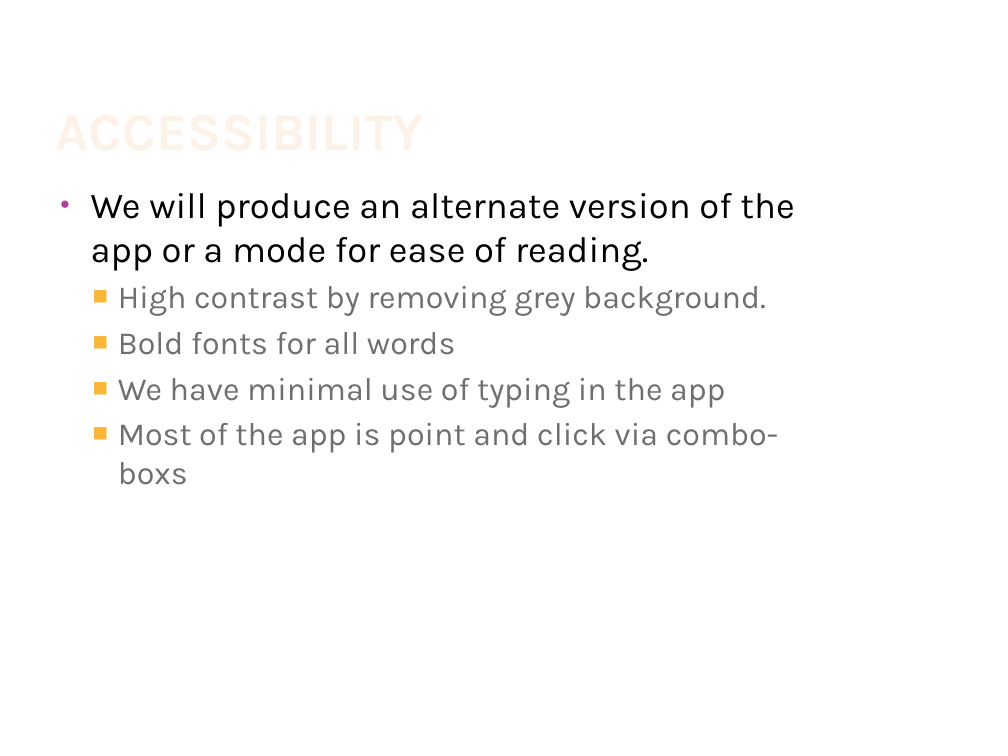
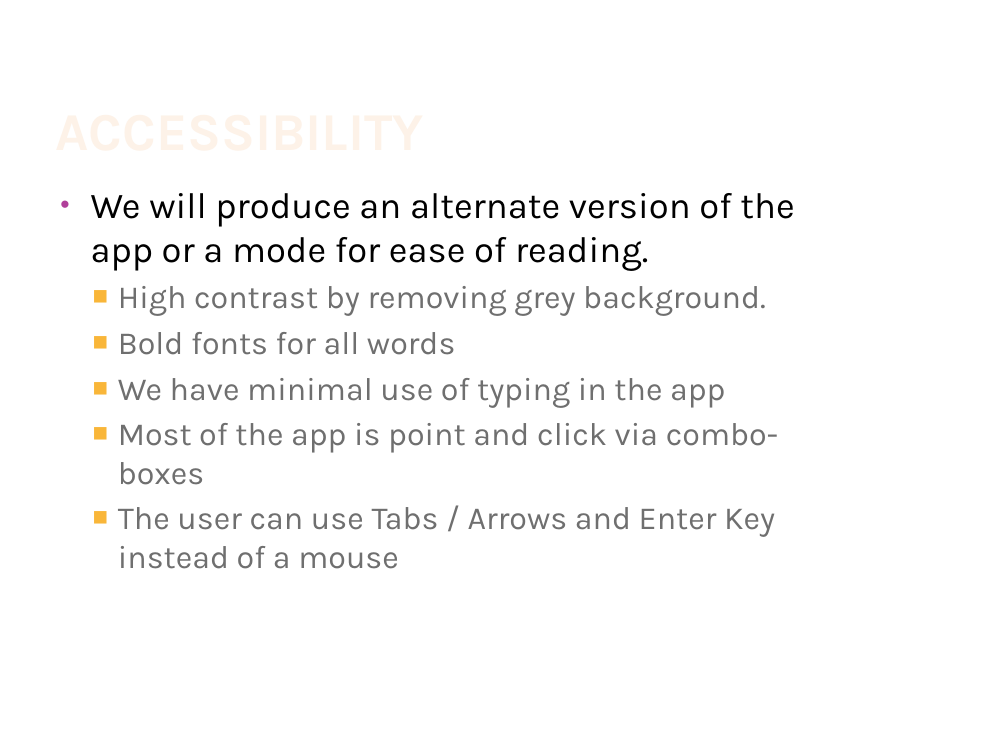
Before and after one commit to JamieShamilian/gamer, a slide deck: slide 18 of doc/GamerSelect.pptx. Drawn at 1008x756 pixels with LibreOffice and Linux fonts; fonts in the diff are those of the drawing; background and template pictures are left out. Boxes give left, top, right and bottom in pixels: in the first picture for what was removed or moved away, otherwise in the second. Text is boxed around its words. In the diff, an @@ line names an element or a change of style, - is before the commit and + after.

Commit message:
Add files via upload
fix typos info
update accessibility
update error info

```diff
--- a/doc/GamerSelect.pptx
+++ b/doc/GamerSelect.pptx
@@ text at bbox=[118, 423, 778, 569]: text changed @@
-  ■ Most of the app is point and click via combo-boxs
+  ■ Most of the app is point and click via combo-boxes
+  ■ The user can use Tabs / Arrows and Enter Key instead of a mouse
```
Also in this commit, not shown: 5 other slides changed, 1 other file.
